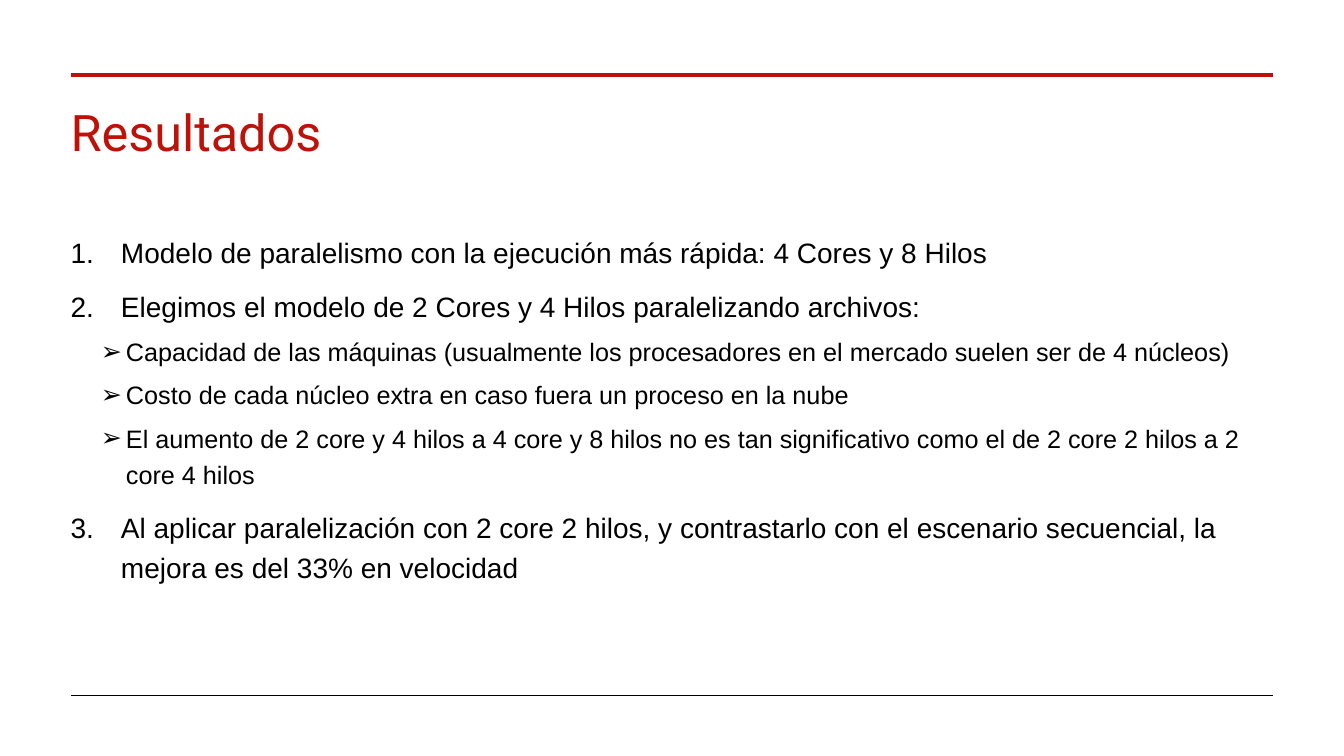
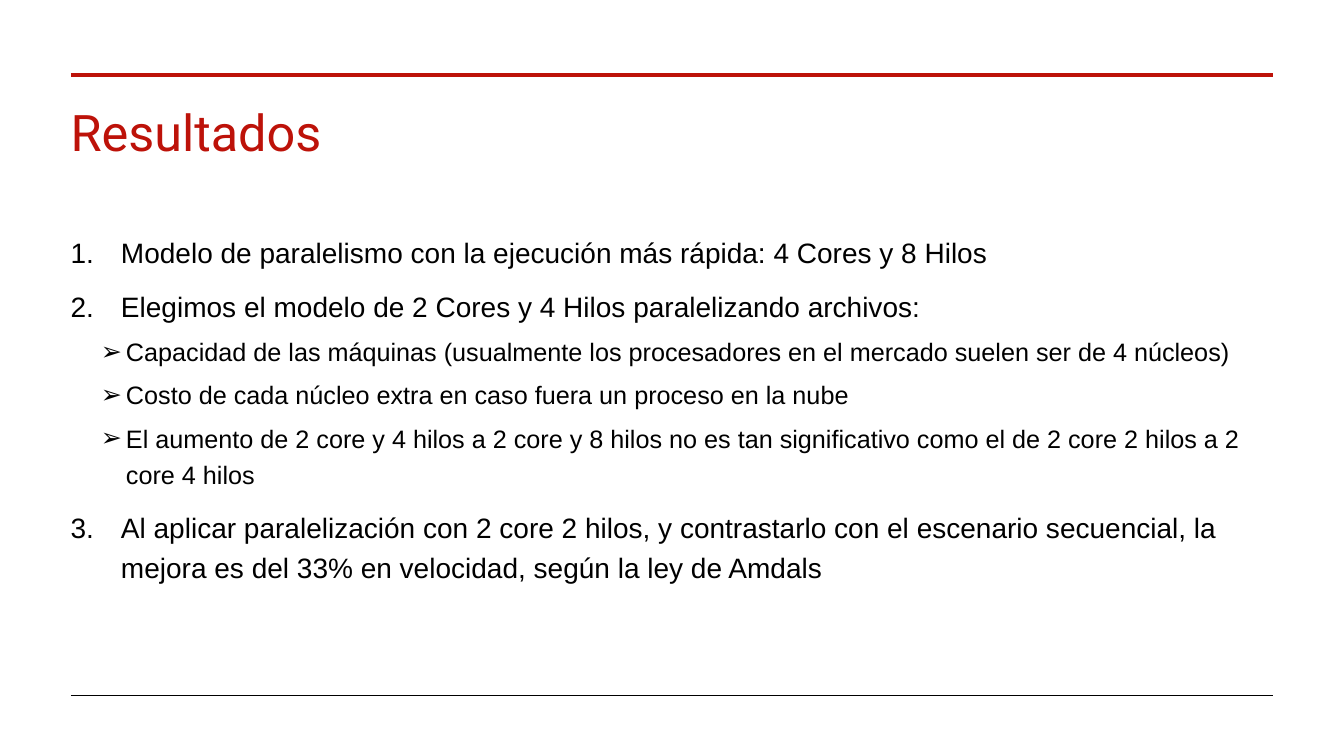
Before and after one commit to mp4402/proyecto-Threads, a slide deck: slide 5 of Presentacion_Resultados.pptx. Drawn at 1344x756 pixels with LibreOffice and Linux fonts; fonts in the diff are those of the drawing. Boxes give left, top, right and bottom in pixels: in the first picture for what was removed or moved away, otherwise in the second. Text is boxed around its words. In the diff, an @@ line names an element or a change of style, - is before the commit and + after.

```diff
--- a/Presentacion_Resultados.pptx
+++ b/Presentacion_Resultados.pptx
@@ text at (121,429,1239,583): text changed @@
-  ➢ El aumento de 2 core y 4 hilos a 4 core y 8 hilos no es tan significativo como el de 2 core 2 hilos a 2 core 4 hilos
-3. Al aplicar paralelización con 2 core 2 hilos, y contrastarlo con el escenario secuencial, la mejora es del 33% en velocidad
+  ➢ El aumento de 2 core y 4 hilos a 2 core y 8 hilos no es tan significativo como el de 2 core 2 hilos a 2 core 4 hilos
+3. Al aplicar paralelización con 2 core 2 hilos, y contrastarlo con el escenario secuencial, la mejora es del 33% en velocidad, según la ley de Amdals
```
Also in this commit, not shown: 4 other slides changed, 1 other file.
